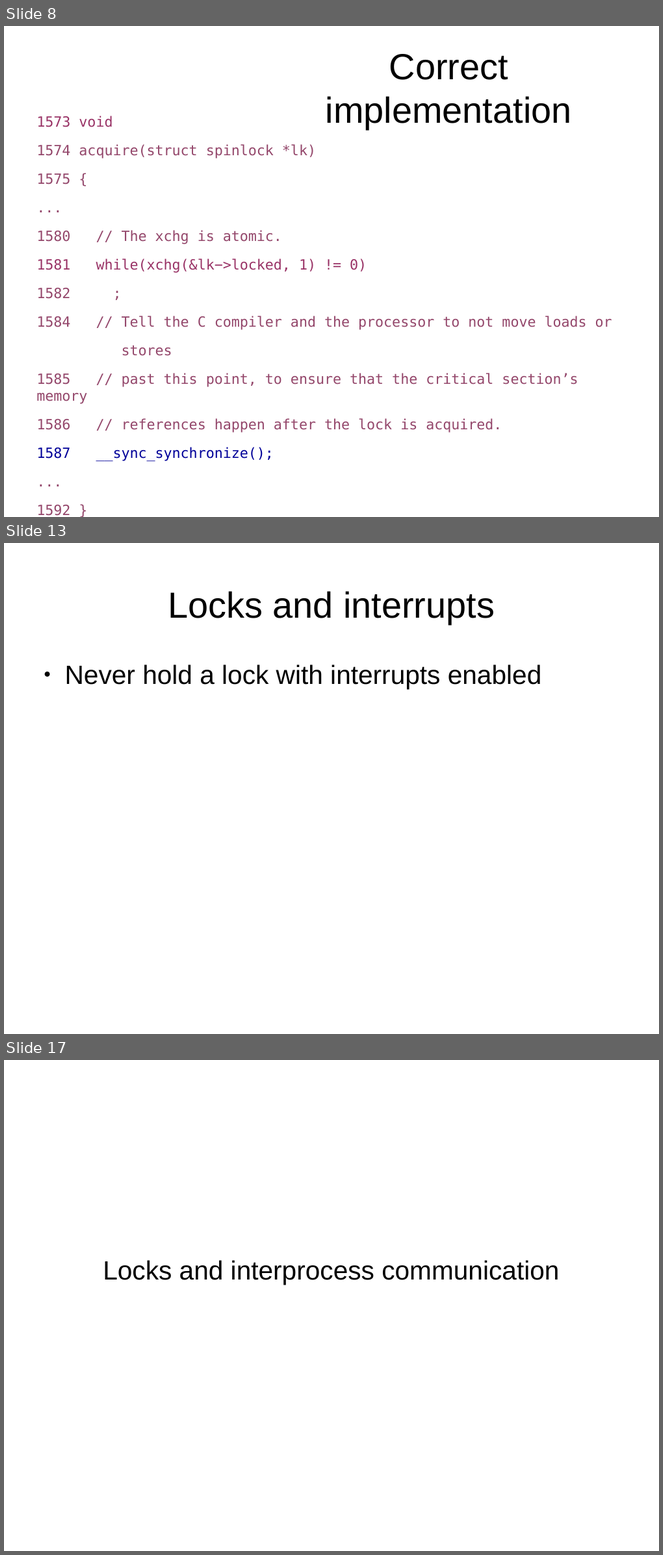
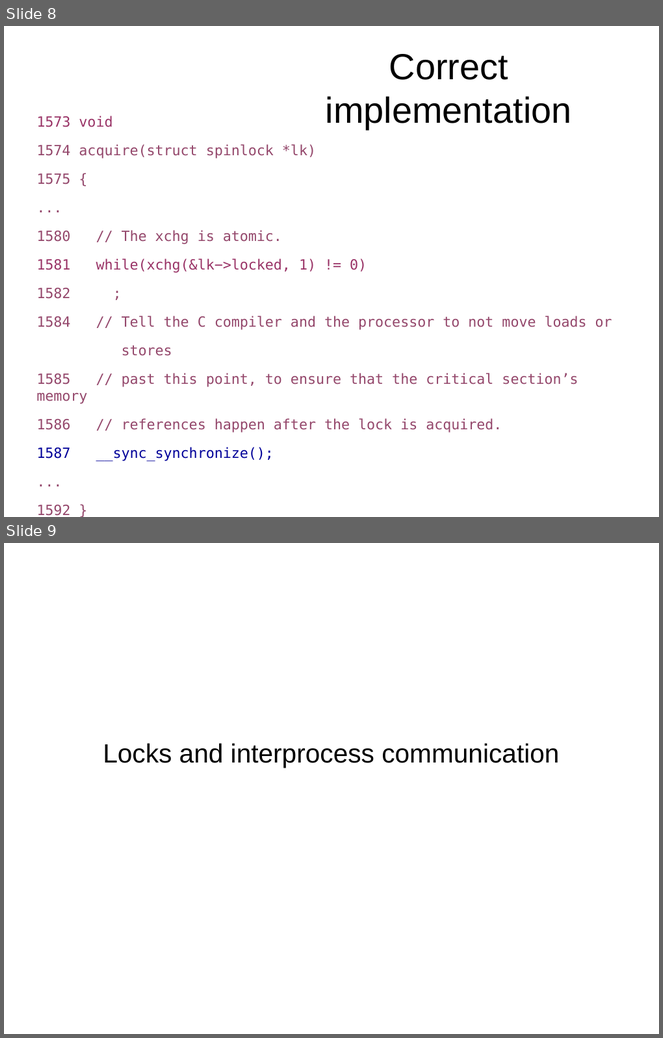
Before and after one commit to antonburtsev/cs5460, a slide deck: lectures/lecture16-locking-part2/lecture16-locking-part2.odp. Shown one above the other, each under a label of ours: slides 8, 13 and 17 before the commit, slides 8 and 9 after it; the slides between them are not shown. The pictures are 663x1555 and 663x1038 pixels, drawn with LibreOffice and Linux fonts; fonts in the diff are those of the drawing. Boxes give left, top, right and bottom in pixels: in the first picture for what was removed or moved away, otherwise in the second. Text is boxed around its words. In the diff, an @@ line names an element or a change of style, - is before the commit and + after.

```diff
--- a/lectures/lecture16-locking-part2/lecture16-locking-part2.odp
+++ b/lectures/lecture16-locking-part2/lecture16-locking-part2.odp
@@ slide 13 removed at bbox=[4, 543, 659, 1034], background #FFFFFF @@
@@ title removed at bbox=[168, 591, 495, 624] @@
-Locks and interrupts
@@ text removed at bbox=[65, 665, 542, 689] @@
-● Never hold a lock with interrupts enabled
@@ what was slide 17 is now slide 9 @@
```
Also in this commit, not shown: 7 other slides removed, 3 other files.
